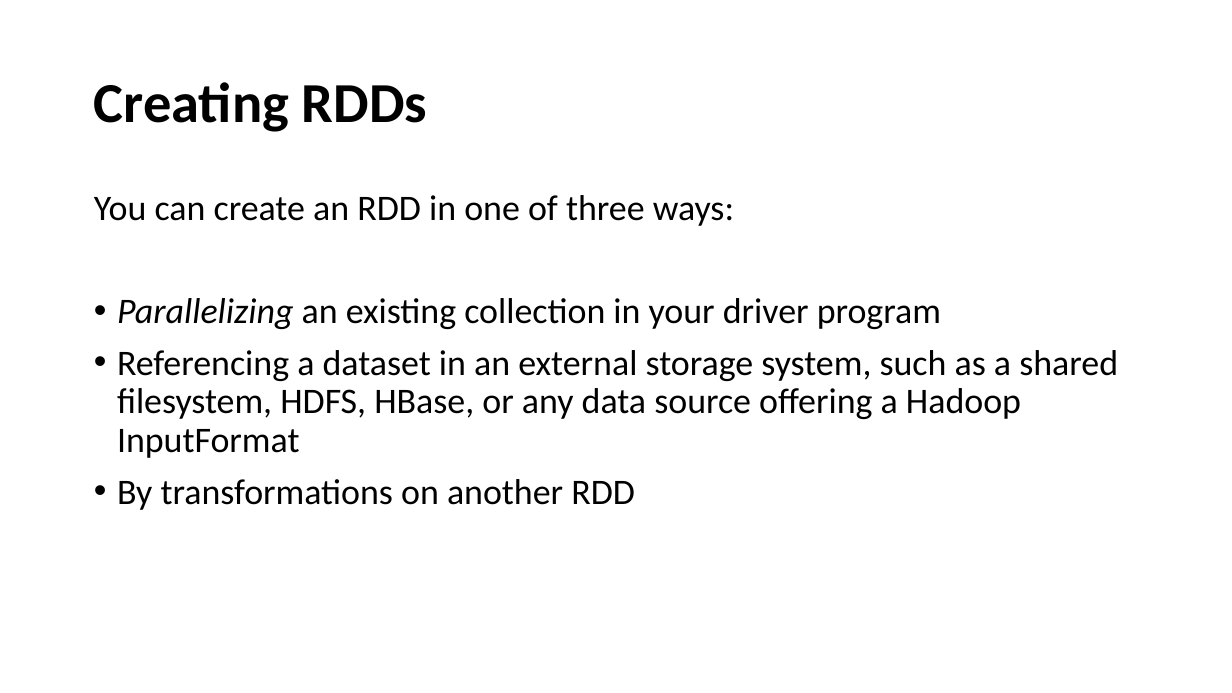
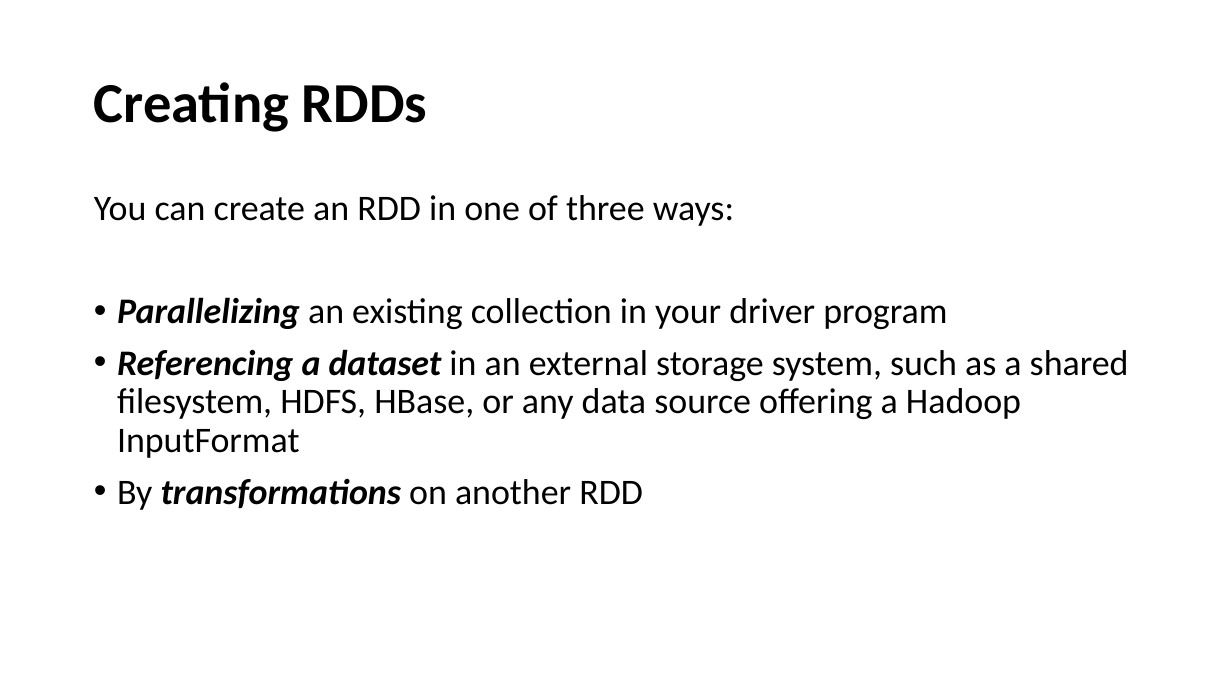
Before and after one commit to marilynwaldman/course, a slide deck: slide 5 of spark/03-RDDs/01-BasicRdds.pptx. Drawn at 1232x693 pixels with LibreOffice and Linux fonts; fonts in the diff are those of the drawing. Boxes give left, top, right and bottom in pixels: in the first picture for what was removed or moved away, otherwise in the second. Text is boxed around its words. In the diff, an @@ line names an element or a change of style, - is before the commit and + after.

```diff
--- a/spark/03-RDDs/01-BasicRdds.pptx
+++ b/spark/03-RDDs/01-BasicRdds.pptx
@@ text at (117,297,1129,510): bold on in "Parallelizing", "Referencing a dataset", "transformations"; italic on in "Referencing a dataset", "transformations" @@
```
Also in this commit, not shown: 6 other slides changed, 3 other files.
